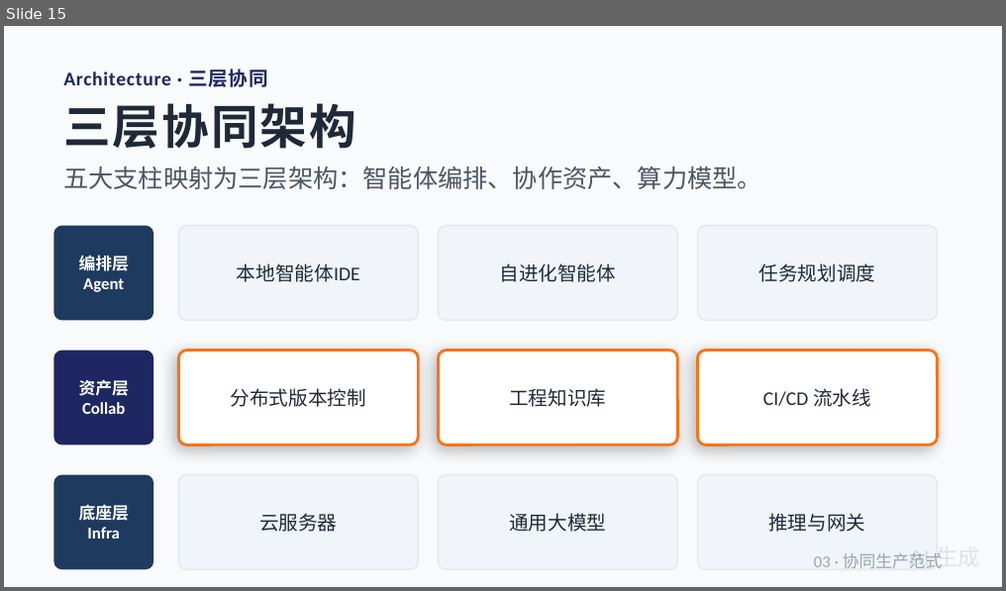
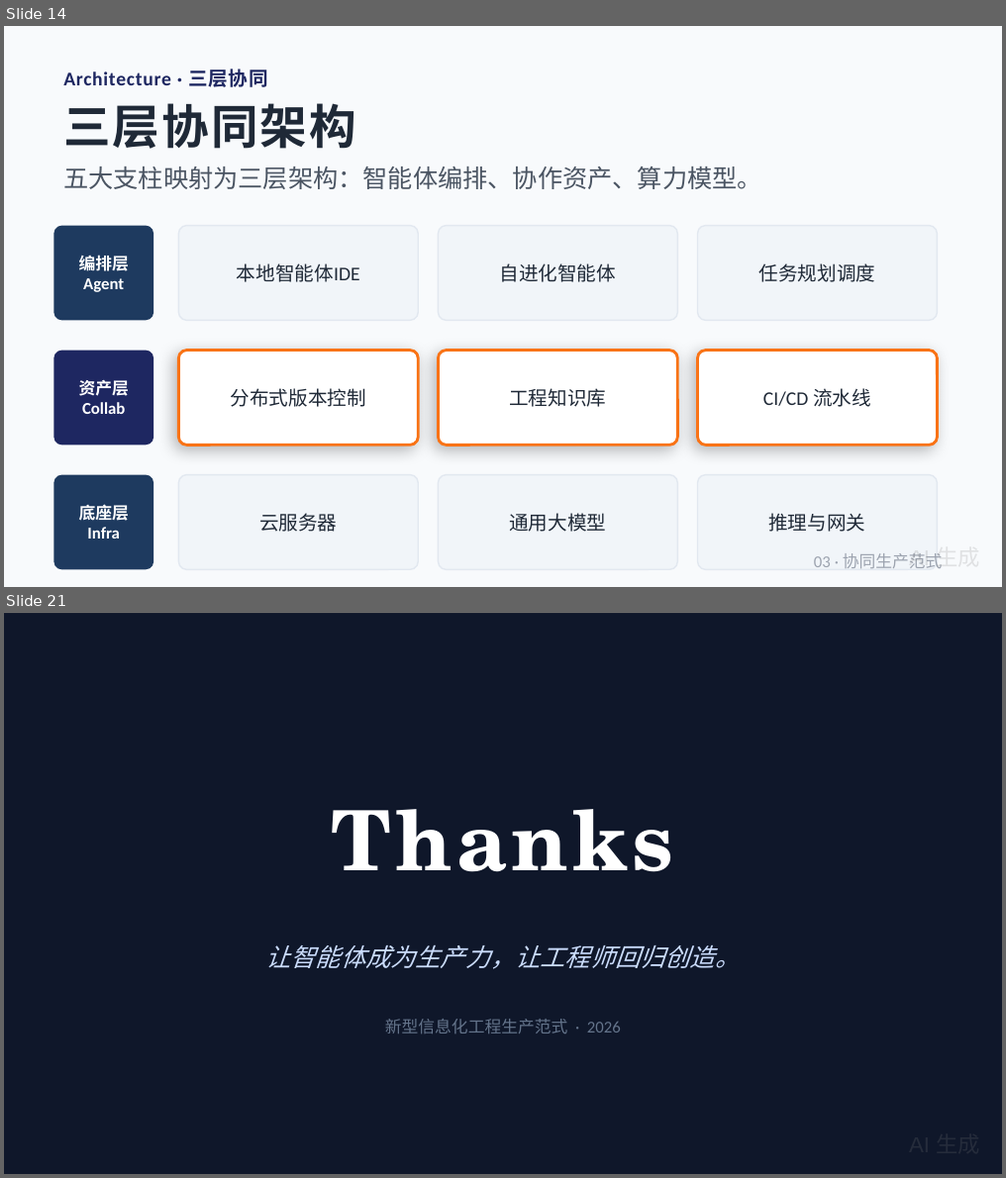
Before and after one commit to Whu-yla/ai-engineering-paradigm, a slide deck: pptx/新型信息化工程生产范式.pptx. Shown one above the other, each under a label of ours: slide 15 before the commit, slides 14 and 21 after it; the slides between them are not shown. The pictures are 1006x591 and 1006x1178 pixels, drawn with LibreOffice and Linux fonts; fonts in the diff are those of the drawing. Boxes give left, top, right and bottom in pixels: in the first picture for what was removed or moved away, otherwise in the second. Text is boxed around its words. In the diff, an @@ line names an element or a change of style, - is before the commit and + after.

```diff
--- a/pptx/新型信息化工程生产范式.pptx
+++ b/pptx/新型信息化工程生产范式.pptx
@@ slide 21 added at (4,613,1002,1174), background #0F172A @@
@@ text added at (332,809,674,872), 60 pt, text #FFFFFF, bold @@
+Thanks
@@ text added at (266,946,741,969), 18 pt, text #CADCFC, italic @@
+让智能体成为生产力，让工程师回归创造。
@@ text added at (385,1019,621,1034), 12 pt, text #64748B @@
+新型信息化工程生产范式 · 2026
@@ what was slide 15 is now slide 14 @@
```
Also in this commit, not shown: 3 slides changed, 3 other slides added, 3 slides removed, 2 other files.
